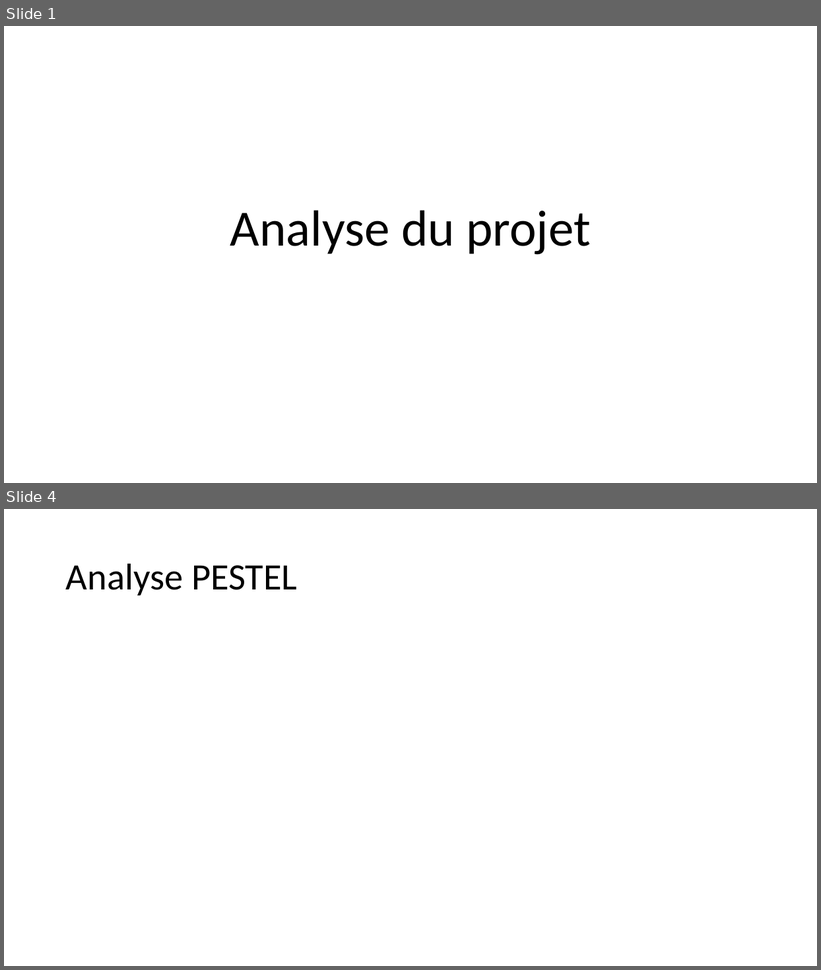
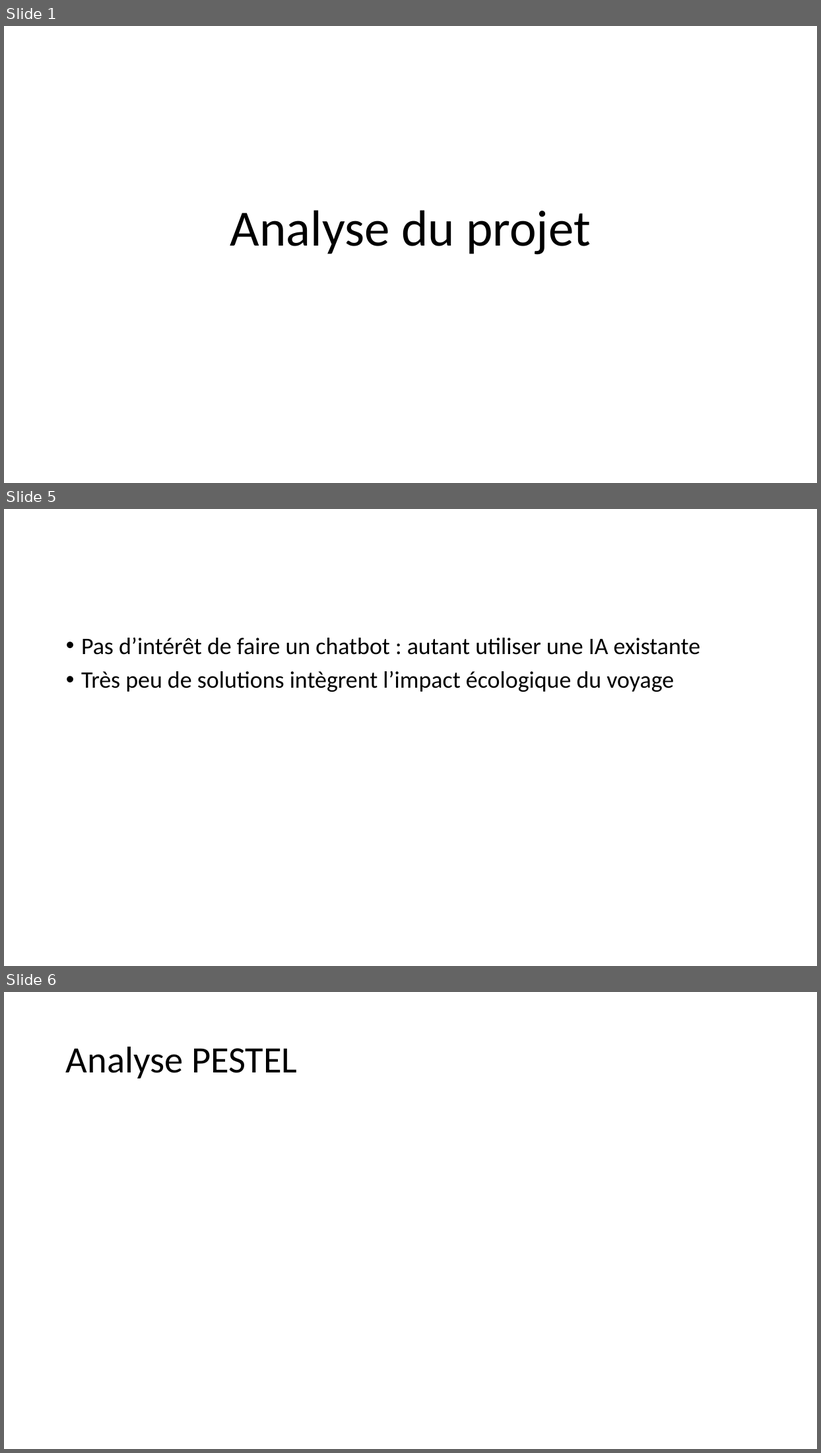
Before and after one commit to Quentin-Piot/eco-planner, a slide deck: Gestion de projet/Analyse Eco-Planner.pptx. Shown one above the other, each under a label of ours: slides 1 and 4 before the commit, slides 1, 5 and 6 after it; the slides between them are not shown. The pictures are 821x970 and 821x1453 pixels, drawn with LibreOffice and Linux fonts; fonts in the diff are those of the drawing. Boxes give left, top, right and bottom in pixels: in the first picture for what was removed or moved away, otherwise in the second. Text is boxed around its words. In the diff, an @@ line names an element or a change of style, - is before the commit and + after.

```diff
--- a/Gestion de projet/Analyse Eco-Planner.pptx
+++ b/Gestion de projet/Analyse Eco-Planner.pptx
@@ slide 5 added at (4, 509, 817, 966), background #FFFFFF @@
@@ text added at (81, 638, 701, 692), 28 pt, text #000000 @@
+• Pas d’intérêt de faire un chatbot : autant utiliser une IA existante
+• Très peu de solutions intègrent l’impact écologique du voyage
@@ what was slide 4 is now slide 6 @@
```
Also in this commit, not shown: 2 slides changed, 1 other slide added, 14 other files.
